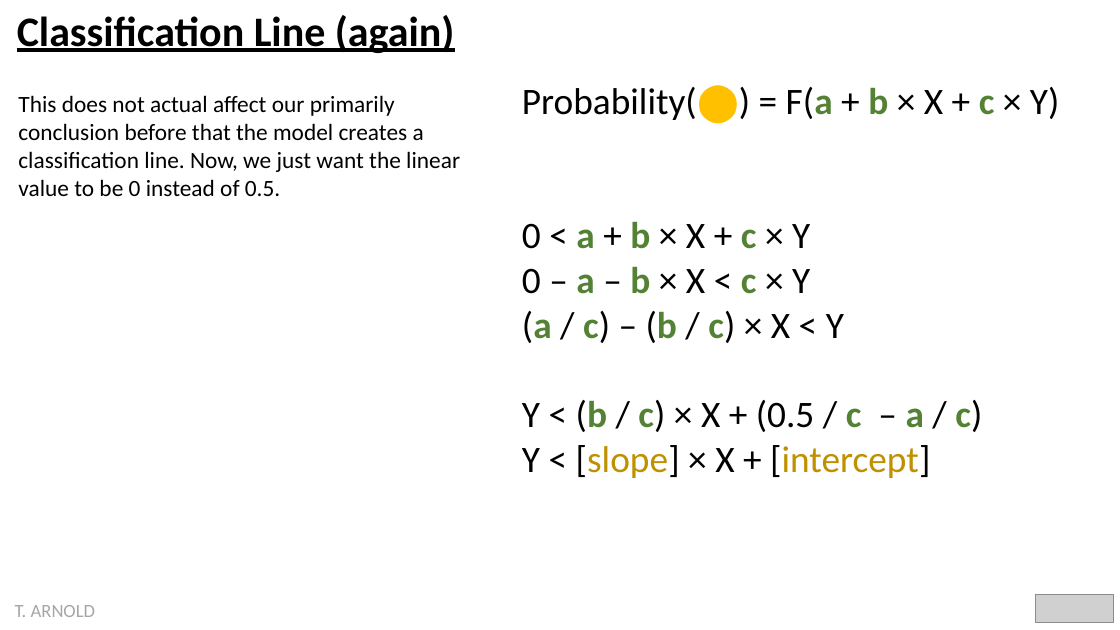
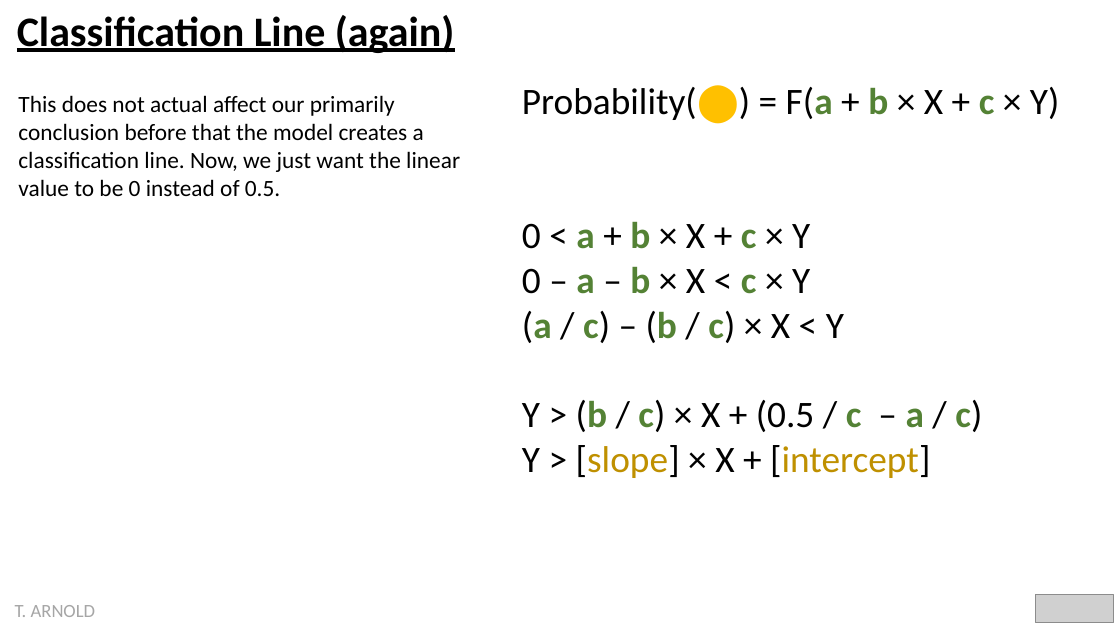
Before and after one commit to statsmaths/dsst389-s22, a slide deck: slide 18 of extra/ml1.pptx. Drawn at 1120x630 pixels with LibreOffice and Linux fonts; fonts in the diff are those of the drawing; grey boxes stand for pictures. Boxes give left, top, right and bottom in pixels: in the first picture for what was removed or moved away, otherwise in the second. Text is boxed around its words. In the diff, an @@ line names an element or a change of style, - is before the commit and + after.

```diff
--- a/extra/ml1.pptx
+++ b/extra/ml1.pptx
@@ text at <box>522,400,982,478</box>: text changed @@
-Y < (b / c) × X + (0.5 / c – a / c)
-Y < [slope] × X + [intercept]
+Y > (b / c) × X + (0.5 / c – a / c)
+Y > [slope] × X + [intercept]
```
Also in this commit, not shown: 6 other files.
